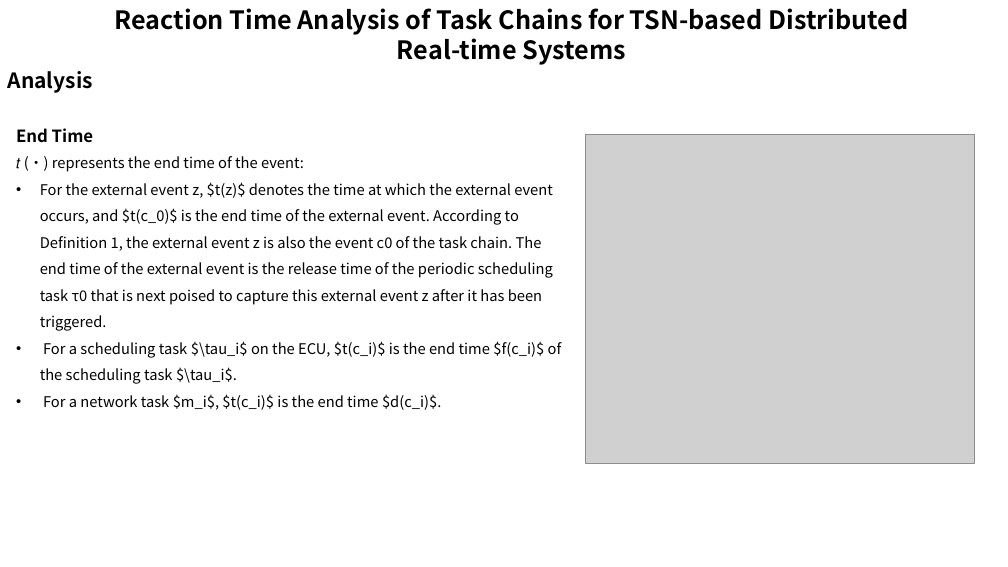
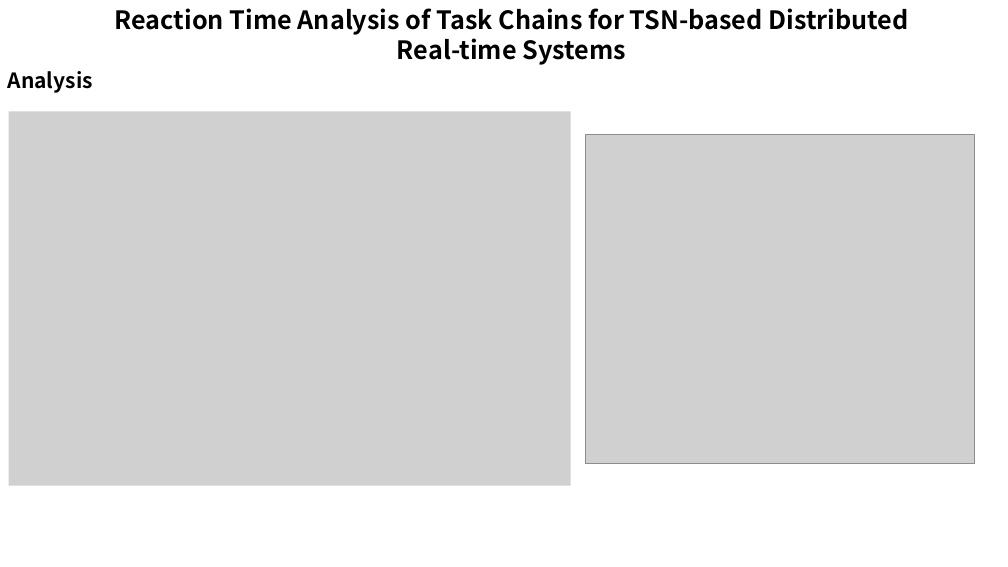
Before and after one commit to wsm6636/note, a slide deck: slide 8 of 06-ppt/RTS-Turin-Class/0423.pptx. Drawn at 1008x567 pixels with LibreOffice and Linux fonts; fonts in the diff are those of the drawing; grey boxes stand for pictures. Boxes give left, top, right and bottom in pixels: in the first picture for what was removed or moved away, otherwise in the second. Text is boxed around its words. In the diff, an @@ line names an element or a change of style, - is before the commit and + after.

```diff
--- a/06-ppt/RTS-Turin-Class/0423.pptx
+++ b/06-ppt/RTS-Turin-Class/0423.pptx
@@ picture added at [9,111,571,485] @@
@@ text removed at [16,128,562,410] @@
-End Time
-𝑡 (·) represents the end time of the event:
-• For the external event z, $t(z)$ denotes the time at which the external event occurs, and $t(c_0)$ is the end time of the external event. According to Definition 1, the external event z is also the event c0 of the task chain. The end time of the external event is the release time of the periodic scheduling task τ0 that is next poised to capture this external event z after it has been triggered.
-• For a scheduling task $\tau_i$ on the ECU, $t(c_i)$ is the end time $f(c_i)$ of the scheduling task $\tau_i$.
-• For a network task $m_i$, $t(c_i)$ is the end time $d(c_i)$.
```
Also in this commit, not shown: 7 other slides changed, 9 other files.
